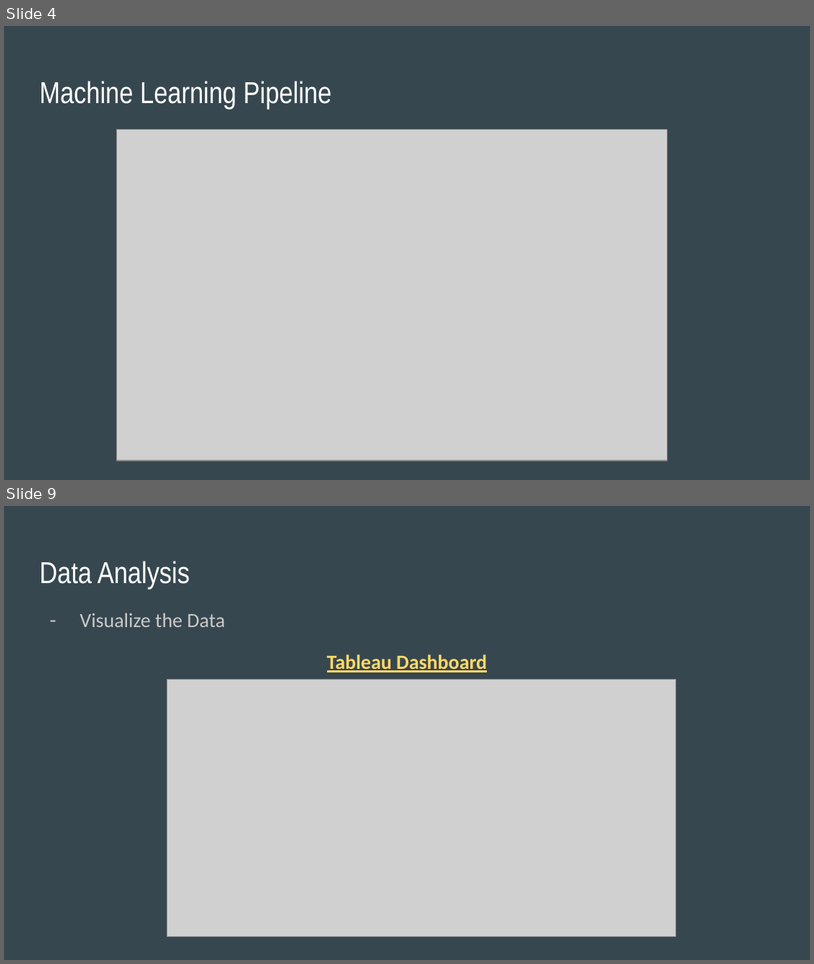
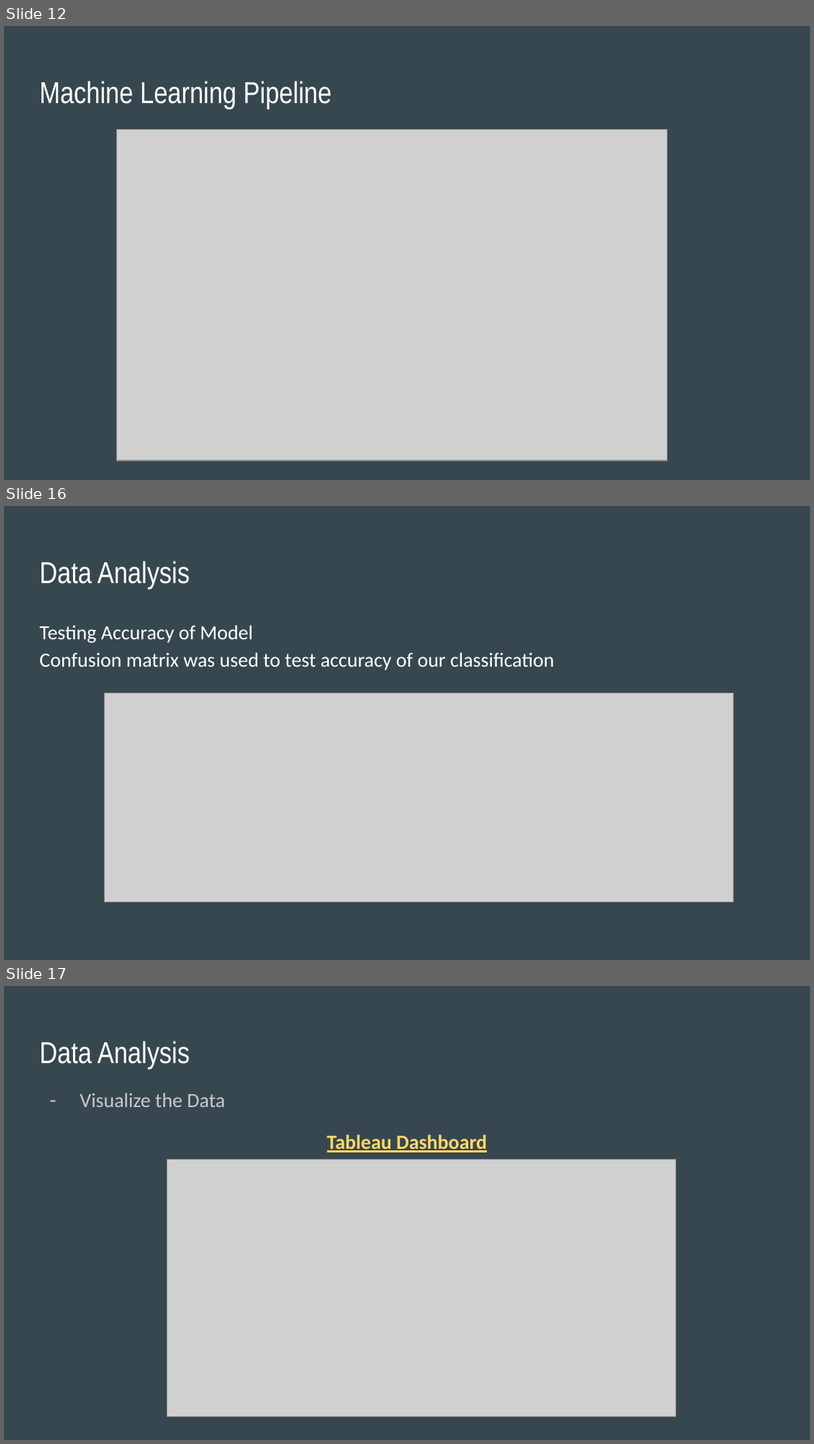
Before and after one commit to daniduce/Final-Project, a slide deck: Weather Patterns.pptx. Shown one above the other, each under a label of ours: slides 4 and 9 before the commit, slides 12, 16 and 17 after it; the slides between them are not shown. The pictures are 814x964 and 814x1444 pixels, drawn with LibreOffice and Linux fonts; fonts in the diff are those of the drawing; grey boxes stand for pictures. Boxes give left, top, right and bottom in pixels: in the first picture for what was removed or moved away, otherwise in the second. Text is boxed around its words. In the diff, an @@ line names an element or a change of style, - is before the commit and + after.

```diff
--- a/Weather Patterns.pptx
+++ b/Weather Patterns.pptx
@@ slide 16 added at (4,506,810,960), background #37474F @@
@@ title added at (39,561,190,590), 27 pt, text #FFFFFF @@
+Data Analysis
@@ text added at (39,625,555,670), 18 pt, text #FFFFFF @@
+Testing Accuracy of Model
+Confusion matrix was used to test accuracy of our classification
@@ picture added at (105,693,734,902) @@
@@ what was slide 4 is now slide 12 @@
@@ what was slide 9 is now slide 17 @@
```
Also in this commit, not shown: 6 slides changed, 6 other slides added, 2 slides removed.
